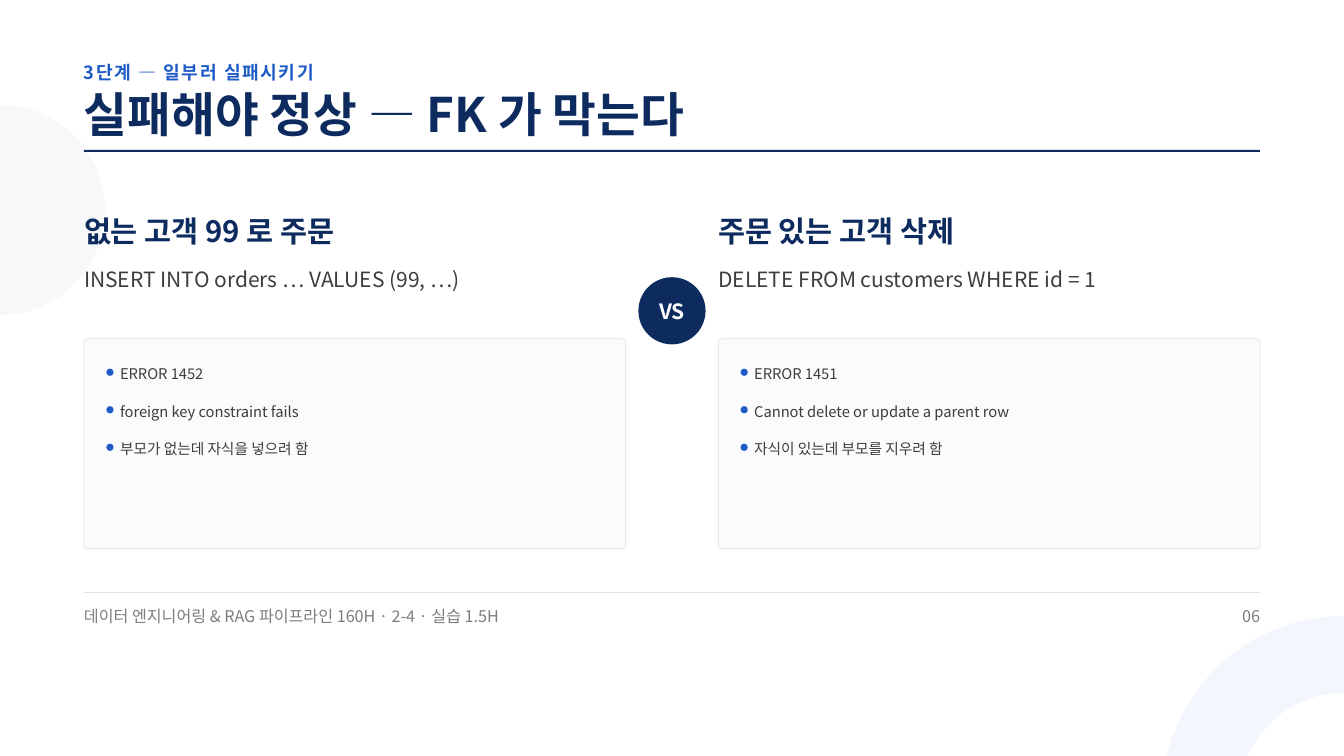
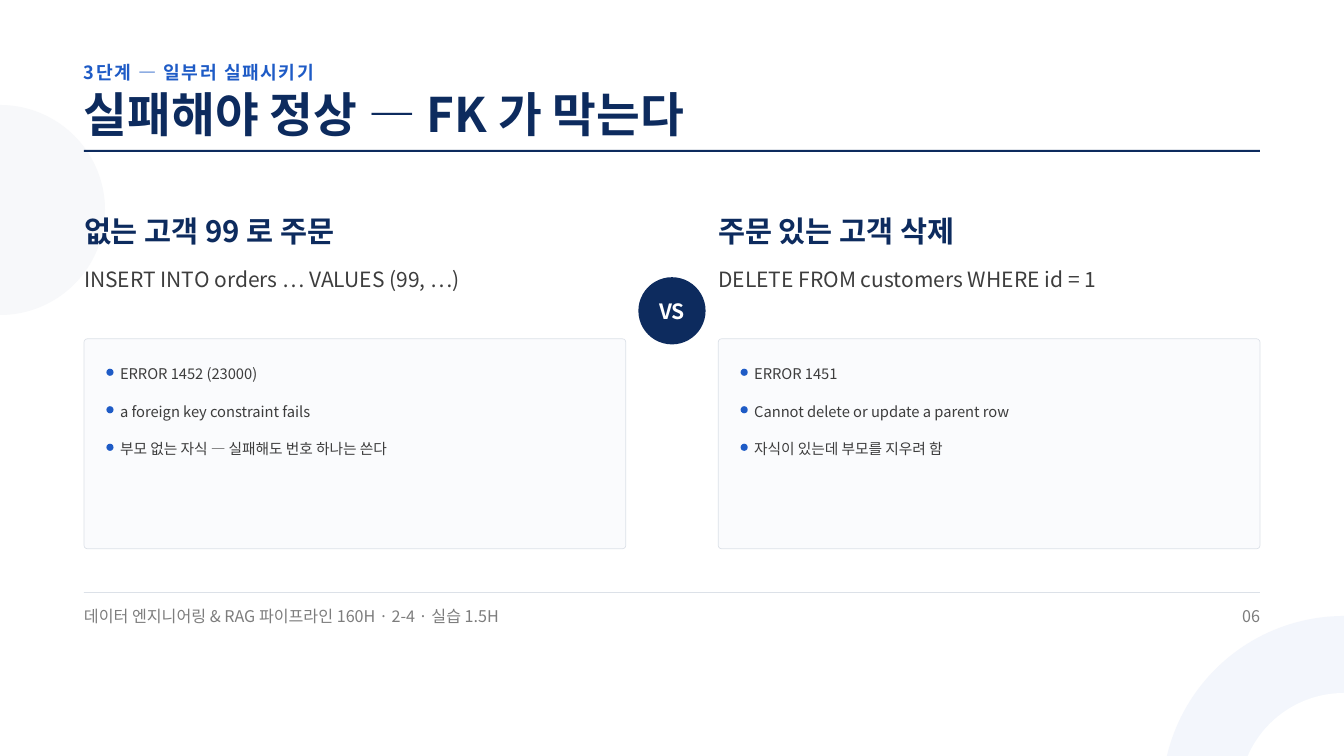
Before and after one commit to aebonlee/materials, a slide deck: slide 6 of data-eng/decks/w2d4s3.pptx. Drawn at 1344x756 pixels with LibreOffice and Linux fonts; fonts in the diff are those of the drawing. Boxes give left, top, right and bottom in pixels: in the first picture for what was removed or moved away, otherwise in the second. Text is boxed around its words. In the diff, an @@ line names an element or a change of style, - is before the commit and + after.

```diff
--- a/data-eng/decks/w2d4s3.pptx
+++ b/data-eng/decks/w2d4s3.pptx
@@ text at <box>120,367,258,382</box>: text changed @@
-ERROR 1452
+ERROR 1452 (23000)
@@ text at <box>120,405,310,421</box>: text changed @@
-foreign key constraint fails
+a foreign key constraint fails
@@ text at <box>120,442,387,455</box>: text changed @@
-부모가 없는데 자식을 넣으려 함
+부모 없는 자식 — 실패해도 번호 하나는 쓴다
```
Also in this commit, not shown: 6 other slides changed, 11 other files.
